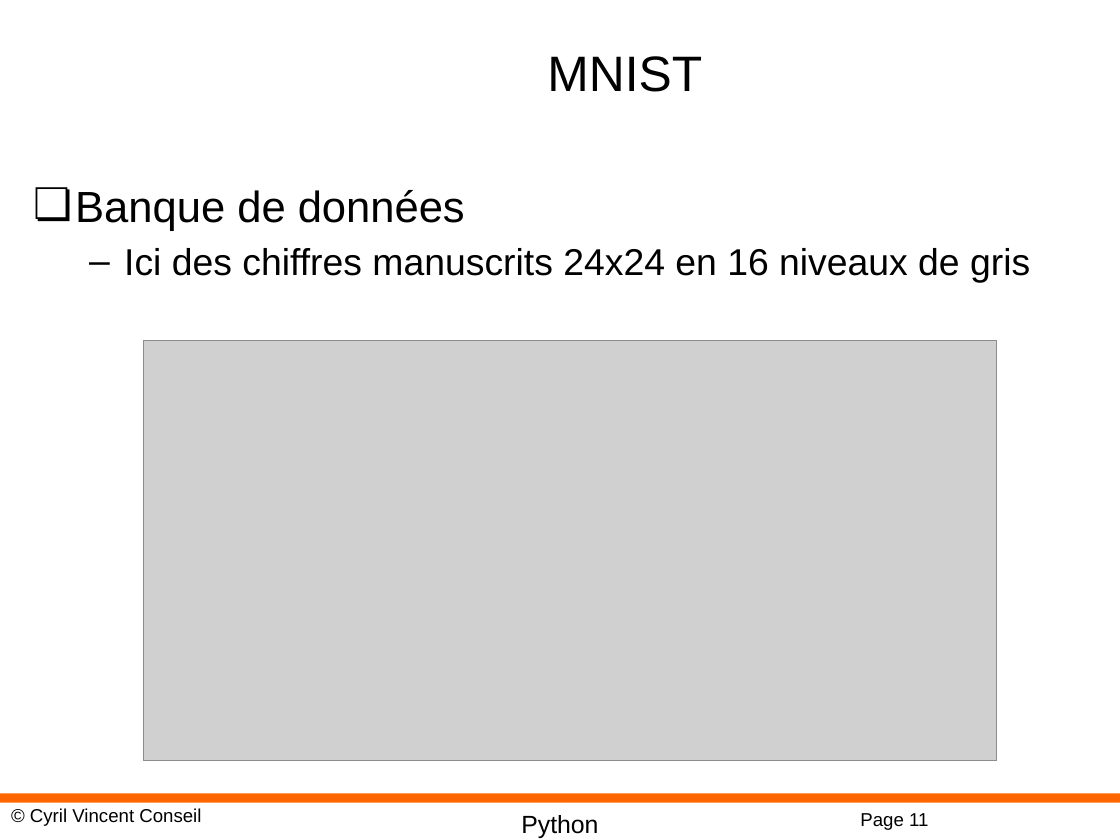
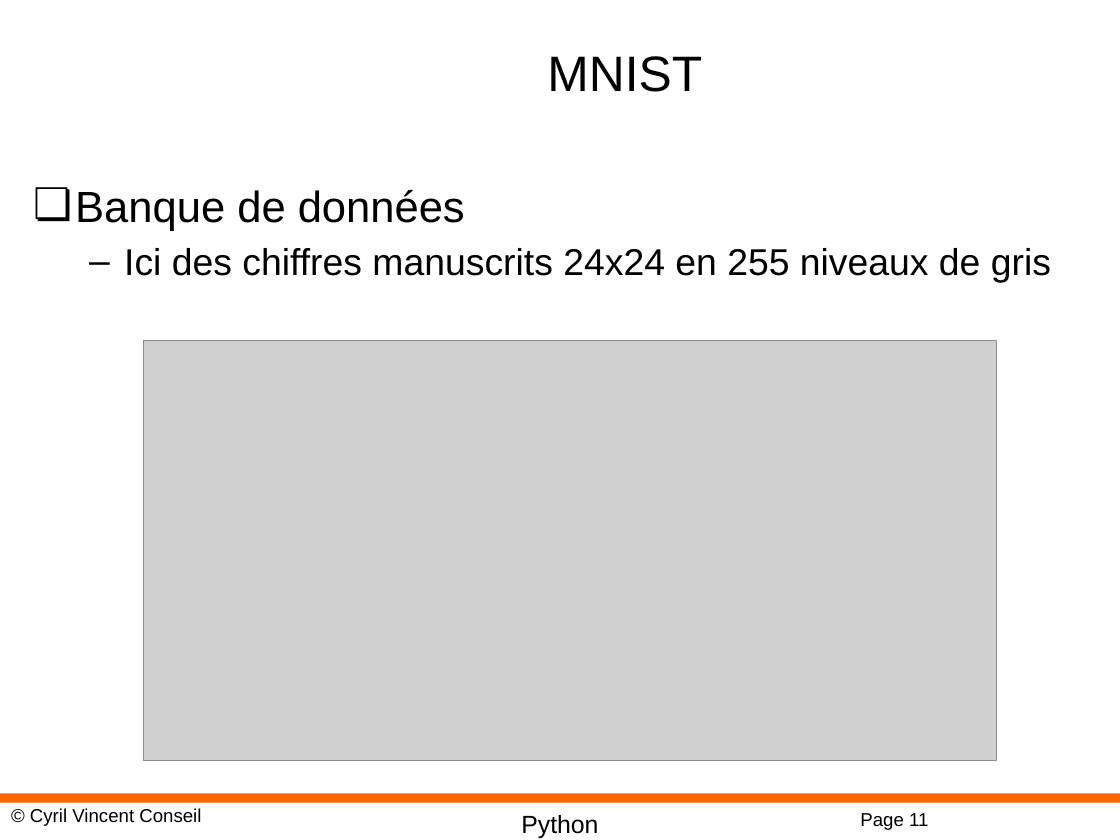
Before and after one commit to cyrilvincent/math, a slide deck: slide 11 of ppt/PythonMath11-Pandas.pptx. Drawn at 1120x840 pixels with LibreOffice and Linux fonts; fonts in the diff are those of the drawing; grey boxes stand for pictures; background and template pictures are left out. Boxes give left, top, right and bottom in pixels: in the first picture for what was removed or moved away, otherwise in the second. Text is boxed around its words. In the diff, an @@ line names an element or a change of style, - is before the commit and + after.

```diff
--- a/ppt/PythonMath11-Pandas.pptx
+++ b/ppt/PythonMath11-Pandas.pptx
@@ text at (x1=124, y1=248, x2=1051, y2=283): text changed @@
-  – Ici des chiffres manuscrits 24x24 en 16 niveaux de gris
+  – Ici des chiffres manuscrits 24x24 en 255 niveaux de gris
```
Also in this commit, not shown: 6 other files.
